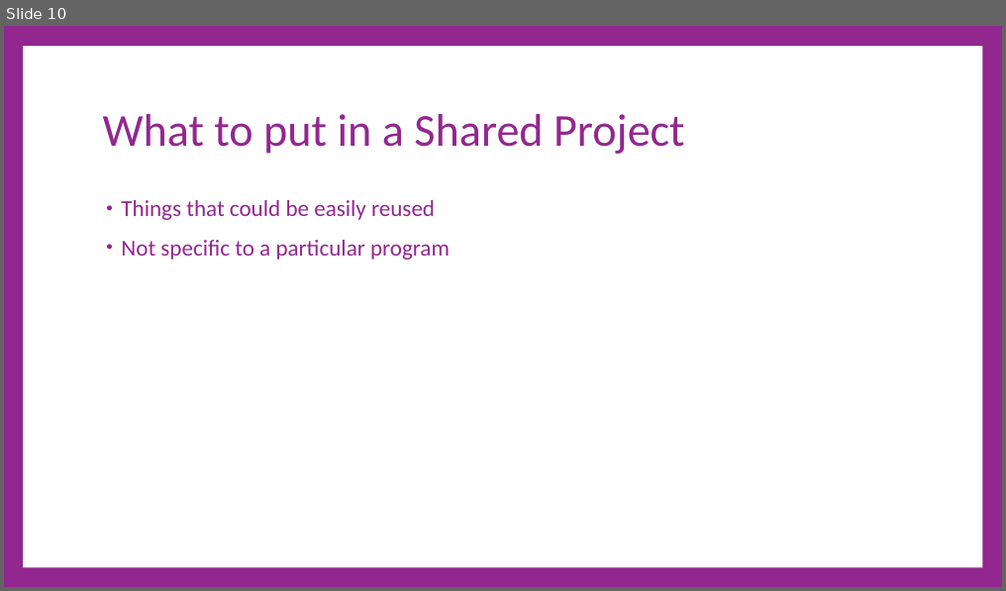
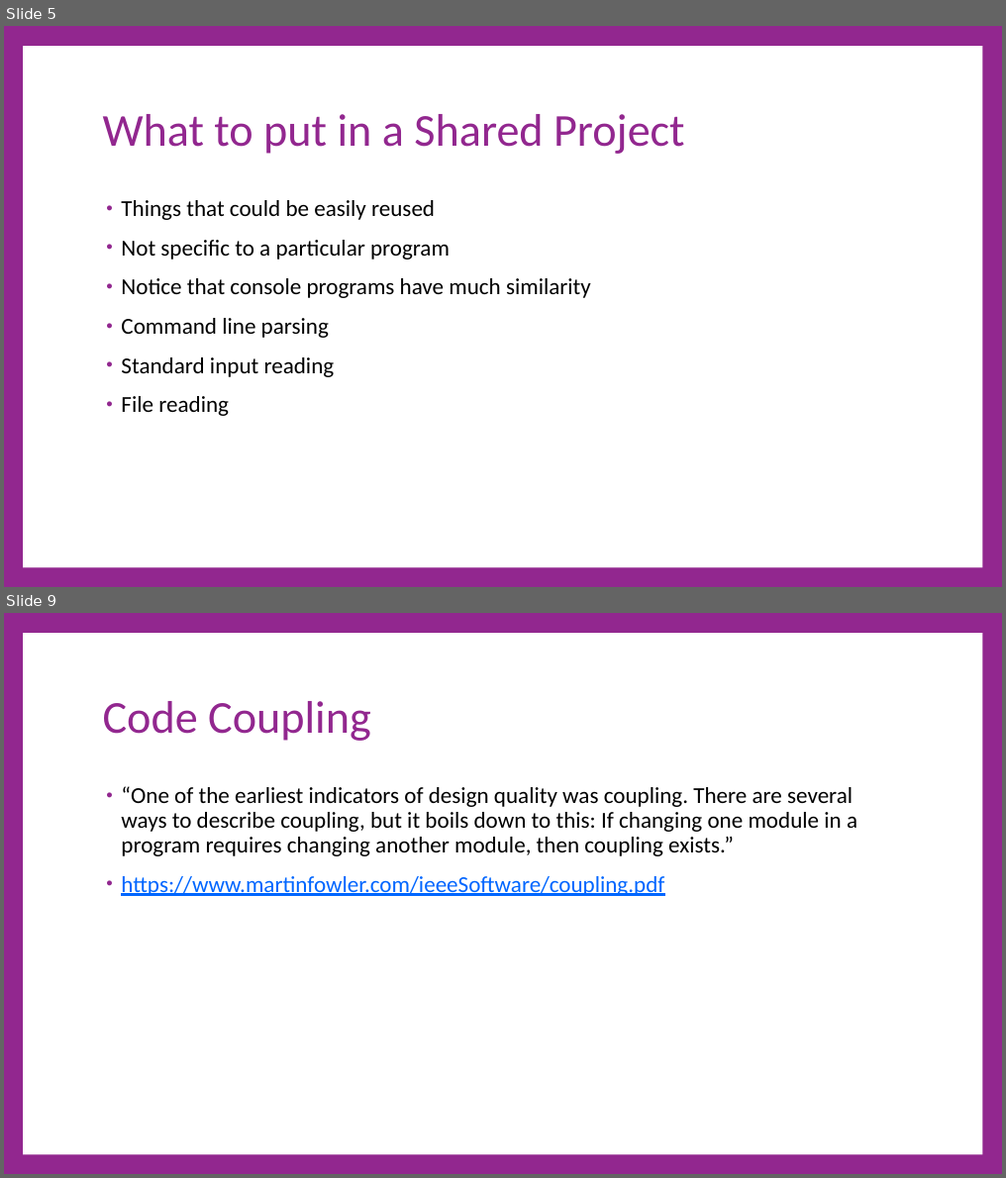
Before and after one commit to cdiggins/cs321, a slide deck: class-notes/cs321-winter-2023-lecture-9-classes-and-libraries.pptx. Shown one above the other, each under a label of ours: slide 10 before the commit, slides 5 and 9 after it; the slides between them are not shown. The pictures are 1006x591 and 1006x1178 pixels, drawn with LibreOffice and Linux fonts; fonts in the diff are those of the drawing. Boxes give left, top, right and bottom in pixels: in the first picture for what was removed or moved away, otherwise in the second. Text is boxed around its words. In the diff, an @@ line names an element or a change of style, - is before the commit and + after.

```diff
--- a/class-notes/cs321-winter-2023-lecture-9-classes-and-libraries.pptx
+++ b/class-notes/cs321-winter-2023-lecture-9-classes-and-libraries.pptx
@@ slide 9 added at (4,613,1002,1174), background #92278F; not listed: 1 template element that a slide beside it also shows @@
@@ title added at (103,701,371,741), 66 pt, text #92278F @@
+Code Coupling
@@ text added at (121,786,857,896), 33 pt, text #000000 @@
+• “One of the earliest indicators of design quality was coupling. There are several ways to describe coupling, but it boils down to this: If changing one module in a program requires changing another module, then coupling exists.”
+• https://www.martinfowler.com/ieeeSoftware/coupling.pdf
@@ what was slide 10 is now slide 5 @@
@@ slide 5 changed as well @@
@@ text at (121,200,450,260): text colour #92278F to #000000 in "Things that could be easily reused", "Not specific to a particular program" @@
@@ text at (121,278,591,416): paragraphs added @@
+• Notice that console programs have much similarity
+• Command line parsing
+• Standard input reading
+• File reading
```
Also in this commit, not shown: 6 other slides changed, 10 other slides added, 28 slides removed, 5 other files.
